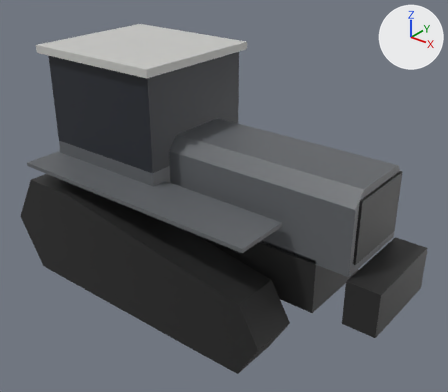
The glTF model Data/RideUK/Props/SM_Prop_farm_tractortrack_2_LOD2.glb: old version first, new version second.
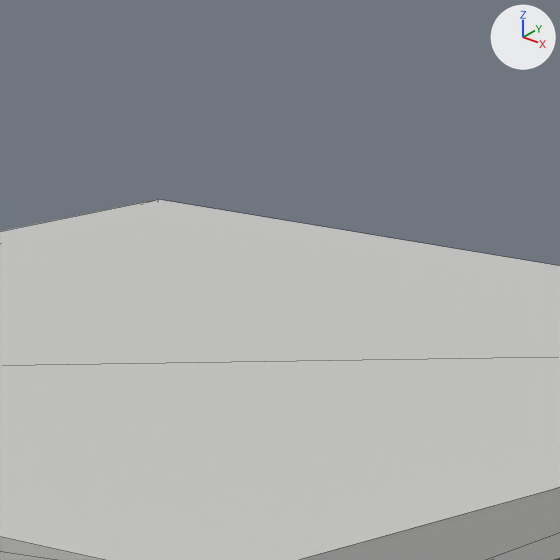
There are two pictures of each version: one whole from a 50 mm camera at (4.81, -5.73, 4.99) aimed at (0.29, -0.08, 1.48), one close up on the part from 27% to 42% of the width and 0% to 17% of the height. Arrows for +X, +Y and +Z are at upper right; the lights stay in place. The last two pictures show the newer version. The close-ups show mesh edges as thin lines. Vertices at exactly the same position are counted once.

Objects in the first close-up: 'SM_Prop_farm_tractortrack_2_LOD2'.
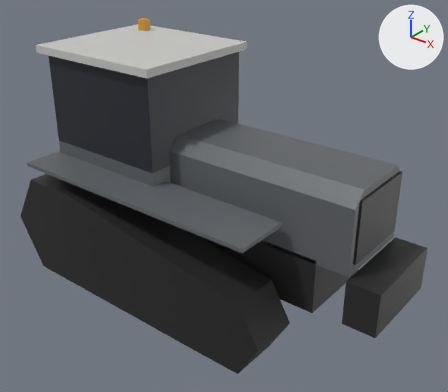
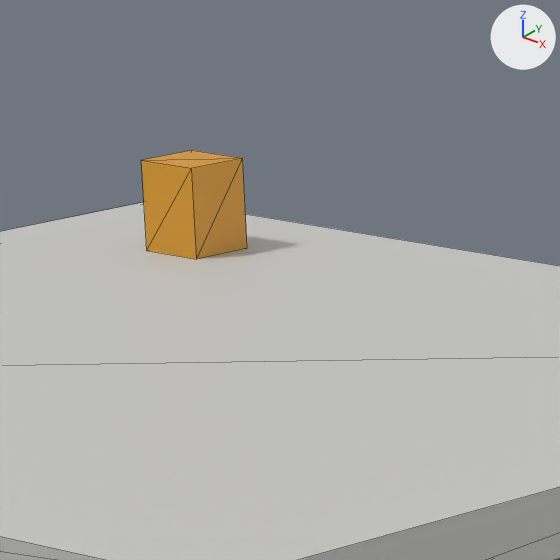
The newer file is also turned or shifted as a whole; pictures and numbers use the older file's frame.

What differs and where, as boxes [x1, y1, x2, y2] in the close-ups (560 x 560 px):
'SM_Prop_farm_tractortrack_2_LOD2', reshaped: before [0, 199, 560, 560]; after [0, 150, 560, 560]
part 1 of me_sm_prop_farm_tractortrack_2_lod2, added (orange): after [142, 150, 247, 259]

The change, as a list of edits to the scene's bpy script:
```text
Change me_sm_prop_farm_tractortrack_2_lod2:
    used by ob_sm_prop_farm_tractortrack_2_lod2; location = (0.0, 0.0, 0.0)
    remove me_sm_prop_farm_tractortrack_2_lod2.from_pydata(...)  # 108 vertices, 172 faces; spans x -2.48..2.78, y -1.39..1.33, z 0.07..3.25
    add me_sm_prop_farm_tractortrack_2_lod2.from_pydata(...)  # 116 vertices, 184 faces; spans x -2.48..2.78, y -1.39..1.33, z 0.07..3.4
    me_sm_prop_farm_tractortrack_2_lod2 part 1: a new loose piece, a box spanning x -1.78..-1.66, y 0.56..0.68, z 3.25..3.4, in mat_defaultmaterial
    other edits to the shape of me_sm_prop_farm_tractortrack_2_lod2 do not show in these pictures
```
